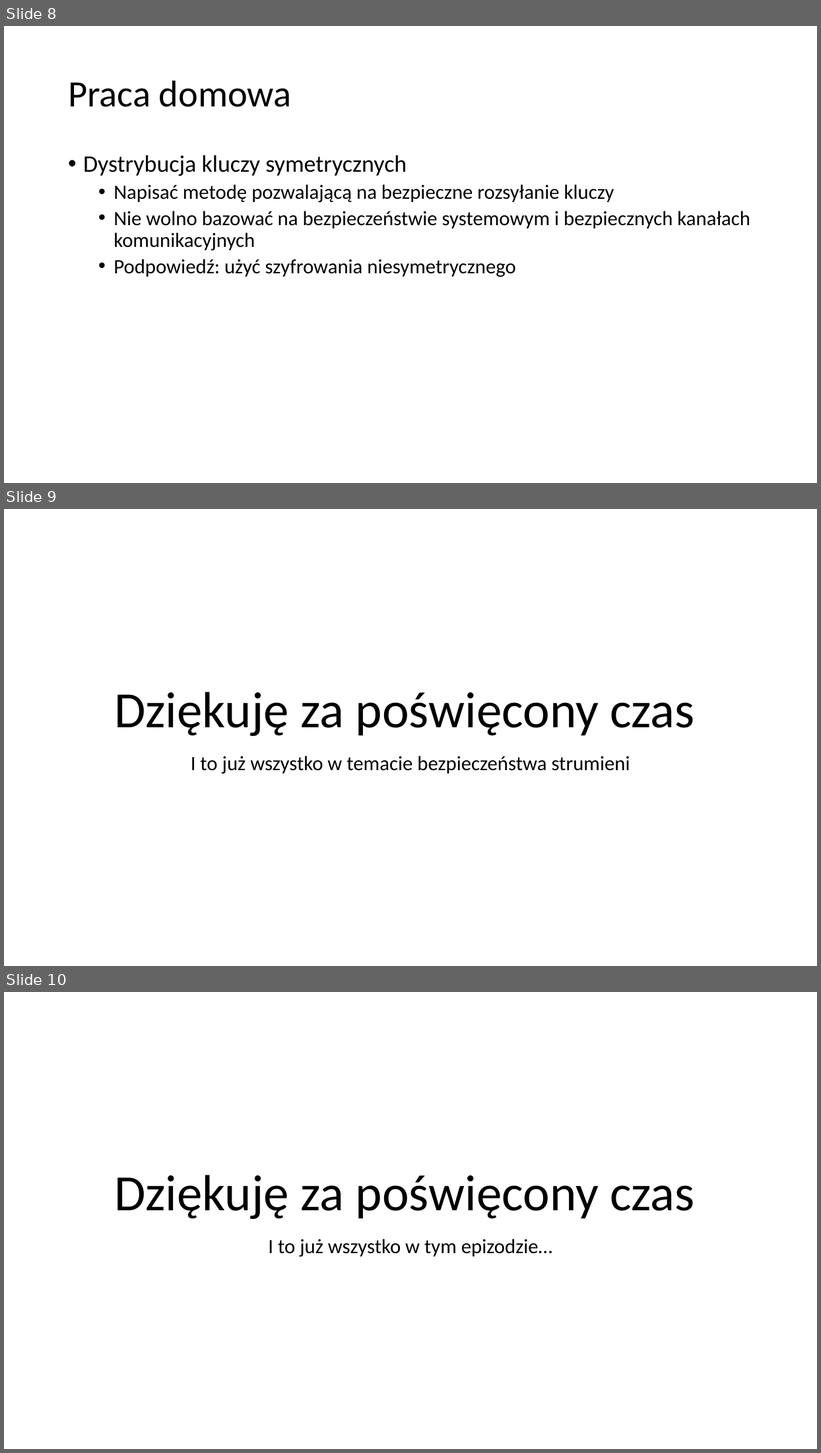
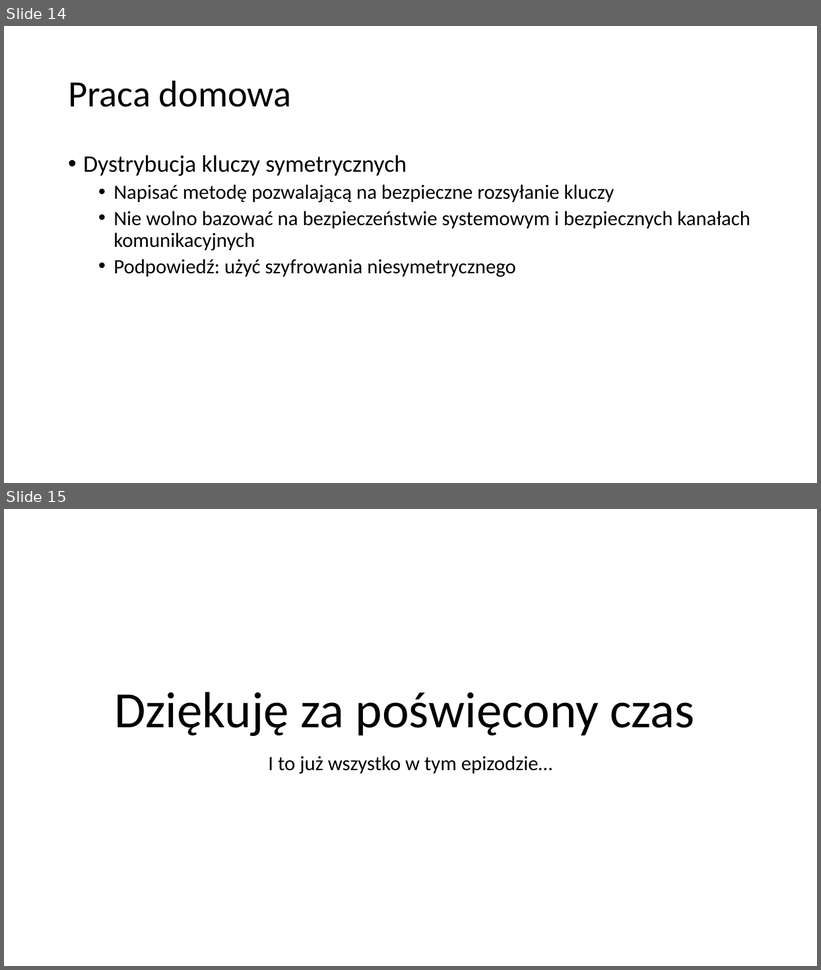
Before and after one commit to mpostol/TP, a slide deck: ExDataManagement/DataStreams/.Media/P3.5-KryptografiaCzesc3.pptx. Shown one above the other, each under a label of ours: slides 8, 9 and 10 before the commit, slides 14 and 15 after it. The pictures are 821x1453 and 821x970 pixels, drawn with LibreOffice and Linux fonts; fonts in the diff are those of the drawing. Boxes give left, top, right and bottom in pixels: in the first picture for what was removed or moved away, otherwise in the second. Text is boxed around its words. In the diff, an @@ line names an element or a change of style, - is before the commit and + after.

```diff
--- a/ExDataManagement/DataStreams/.Media/P3.5-KryptografiaCzesc3.pptx
+++ b/ExDataManagement/DataStreams/.Media/P3.5-KryptografiaCzesc3.pptx
@@ slide 9 removed at (4, 509, 817, 966), background #FFFFFF @@
@@ title removed at (114, 692, 695, 737) @@
-Dziękuję za poświęcony czas
@@ subtitle removed at (191, 756, 630, 774) @@
-I to już wszystko w temacie bezpieczeństwa strumieni
@@ what was slide 8 is now slide 14 @@
@@ what was slide 10 is now slide 15 @@
```
Also in this commit, not shown: 1 slide changed, 8 slides added, 5 other files.
